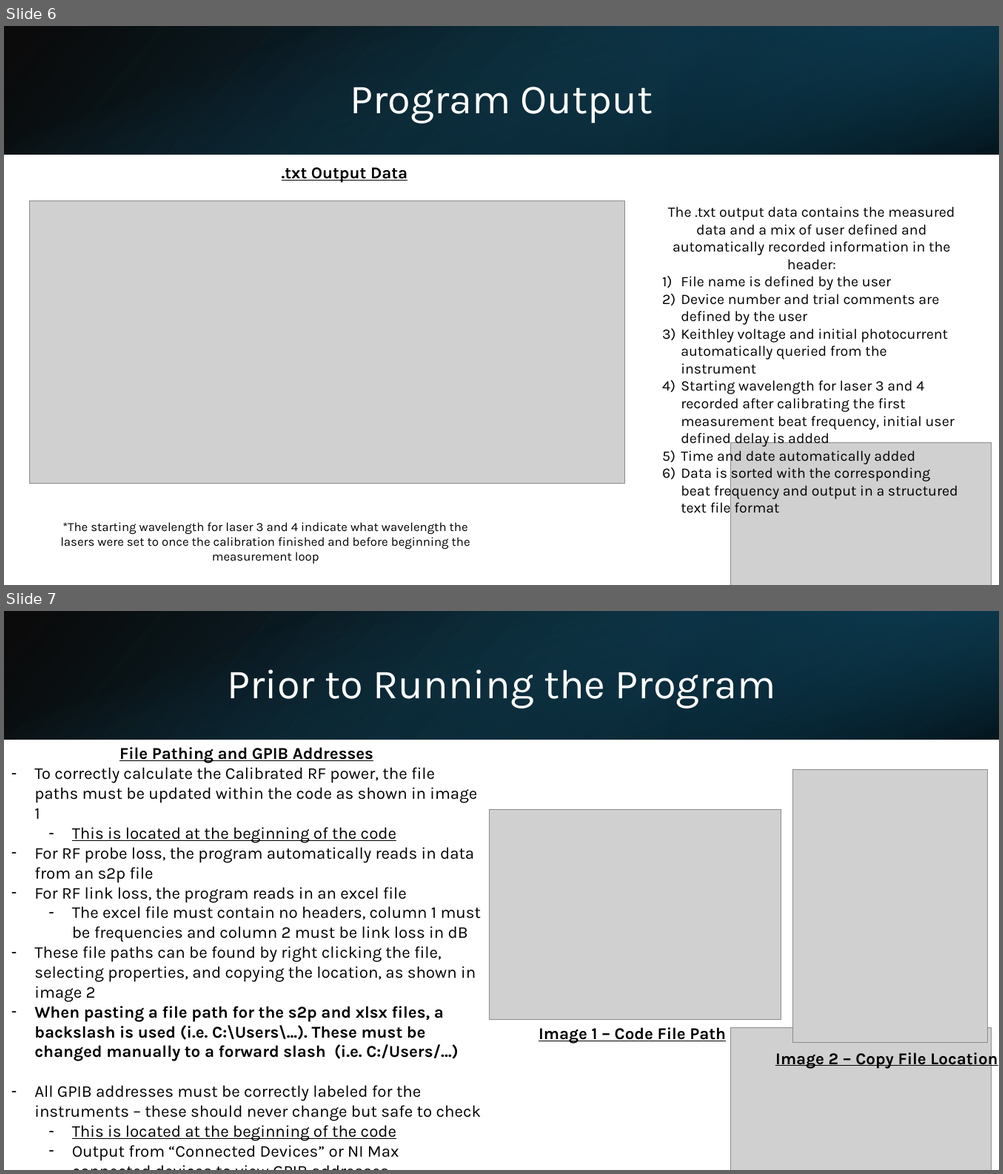
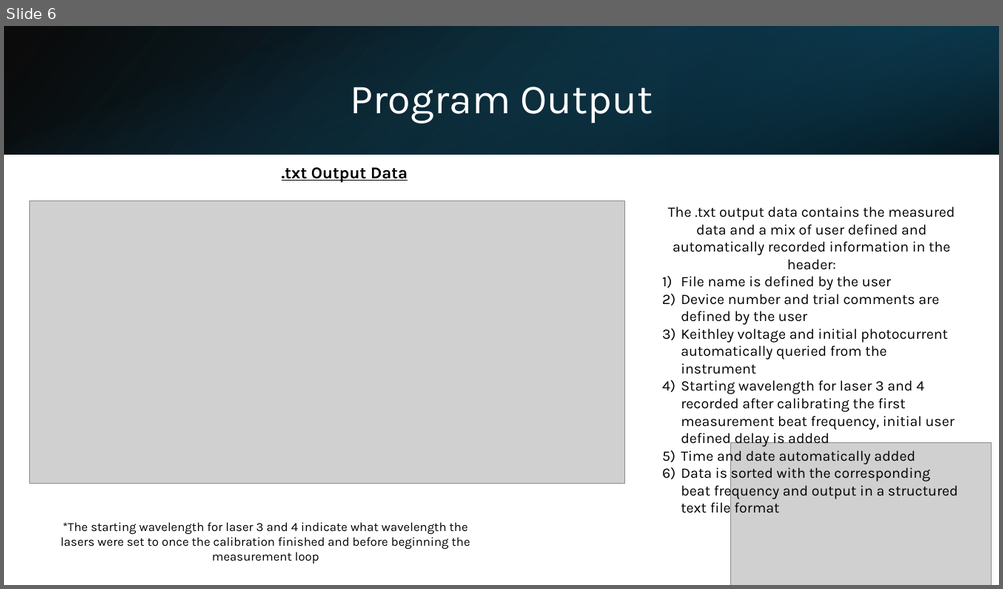
Before and after one commit to axx2xu/heterodyne, a slide deck: Python Heterodyne Measurement Automation Slides.pptx. Shown one above the other, each under a label of ours: slides 6 and 7 before the commit, slide 6 after it. The pictures are 1003x1174 and 1003x589 pixels, drawn with LibreOffice and Linux fonts; fonts in the diff are those of the drawing; grey boxes stand for pictures. Boxes give left, top, right and bottom in pixels: in the first picture for what was removed or moved away, otherwise in the second. Text is boxed around its words. In the diff, an @@ line names an element or a change of style, - is before the commit and + after.

```diff
--- a/Python Heterodyne Measurement Automation Slides.pptx
+++ b/Python Heterodyne Measurement Automation Slides.pptx
@@ slide 7 removed at bbox=[4, 611, 999, 1170], background #FFFFFF @@
@@ rectangle removed at bbox=[4, 611, 999, 739] @@
@@ rectangle removed at bbox=[4, 612, 998, 740] @@
@@ rectangle removed at bbox=[667, 611, 999, 739] @@
@@ title removed at bbox=[227, 669, 776, 708] @@
-Prior to Running the Program
@@ text removed at bbox=[34, 747, 481, 1162] @@
-File Pathing and GPIB Addresses
-– To correctly calculate the Calibrated RF power, the file paths must be updated within the code as shown in image 1
-  – This is located at the beginning of the code
-– For RF probe loss, the program automatically reads in data from an s2p file
-– For RF link loss, the program reads in an excel file
-  – The excel file must contain no headers, column 1 must be frequencies and column 2 must be link loss in dB
-– These file paths can be found by right clicking the file, selecting properties, and copying the location, as shown in image 2
-– When pasting a file path for the s2p and xlsx files, a backslash is used (i.e. C:\Users\...). These must be changed manually to a forward slash (i.e. C:/Users/…)
-– All GPIB addresses must be correctly labeled for the instruments – these should never change but safe to check
-  – This is located at the beginning of the code
-  – Output from “Connected Devices” or NI Max connected devices to view GPIB addresses
@@ picture removed at bbox=[793, 769, 987, 1043] @@
@@ picture removed at bbox=[489, 810, 781, 1020] @@
@@ text removed at bbox=[538, 1028, 726, 1044] @@
-Image 1 – Code File Path
@@ picture removed at bbox=[731, 1028, 991, 1170] @@
@@ text removed at bbox=[775, 1049, 997, 1069] @@
-Image 2 – Copy File Location
```
Also in this commit, not shown: 8 slides changed, 4 slides added, 10 other files.
